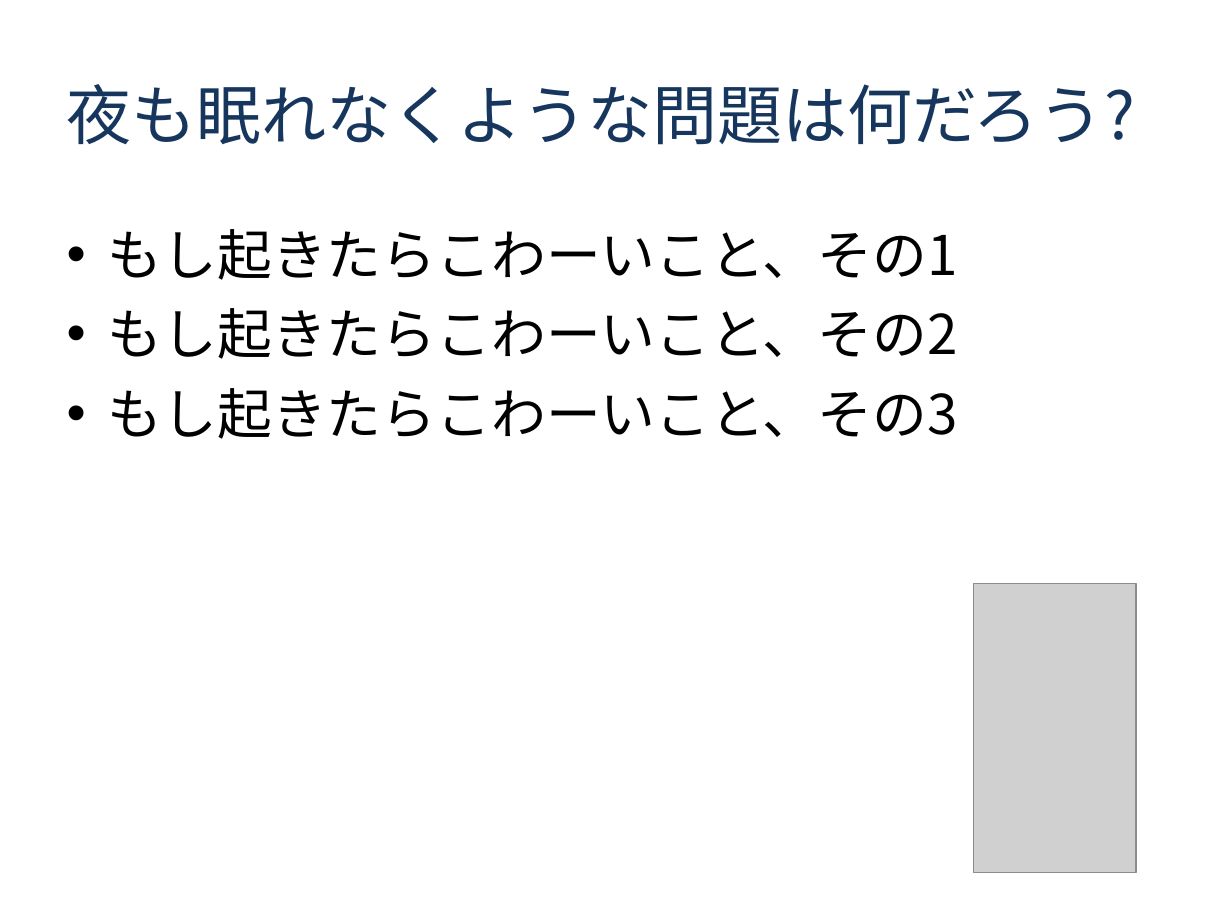
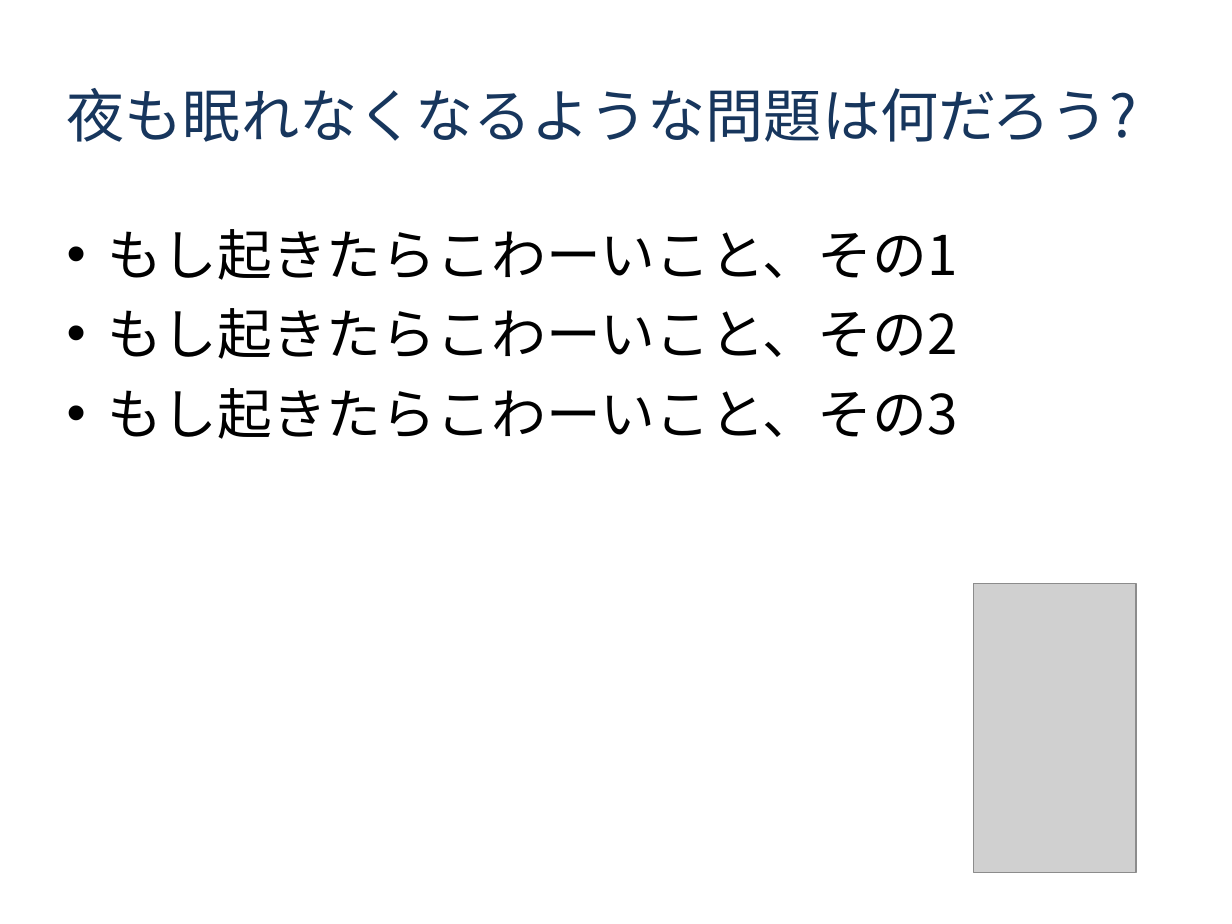
Before and after one commit to agile-samurai-ja/support, a slide deck: slide 9 of blank-inception-deck/blank-inception-deck1-ja.ppt. Drawn at 1232x924 pixels with LibreOffice and Linux fonts; fonts in the diff are those of the drawing; grey boxes stand for pictures. Boxes give left, top, right and bottom in pixels: in the first picture for what was removed or moved away, otherwise in the second. Text is boxed around its words. In the diff, an @@ line names an element or a change of style, - is before the commit and + after.

```diff
--- a/blank-inception-deck/blank-inception-deck1-ja.ppt
+++ b/blank-inception-deck/blank-inception-deck1-ja.ppt
@@ title at [67, 88, 1137, 142]: text changed; size 38 to 34 pt @@
-夜も眠れなくような問題は何だろう?
+夜も眠れなくなるような問題は何だろう?
```
Also in this commit, not shown: 2 other slides changed, 2 other files.
